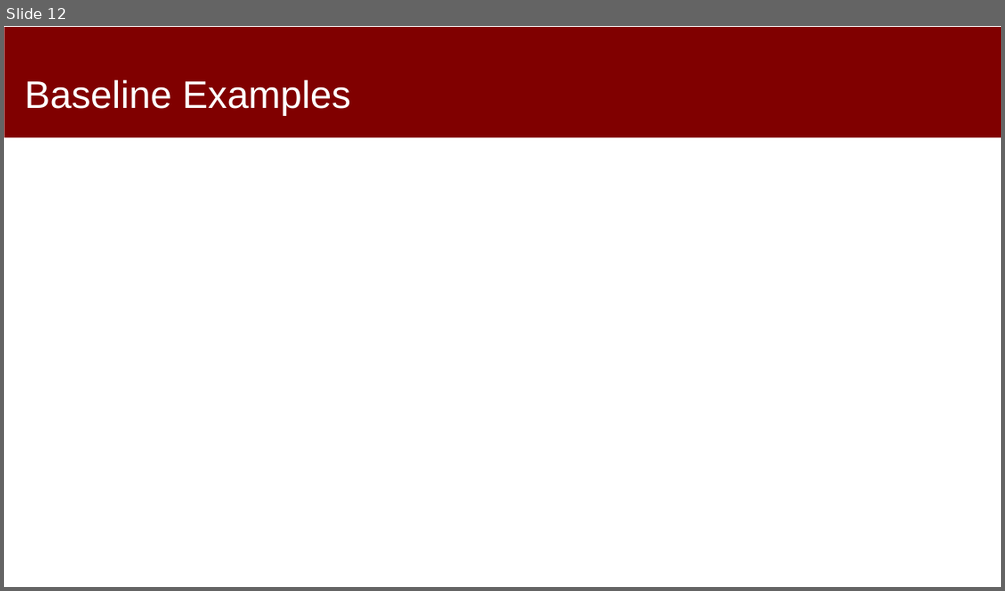
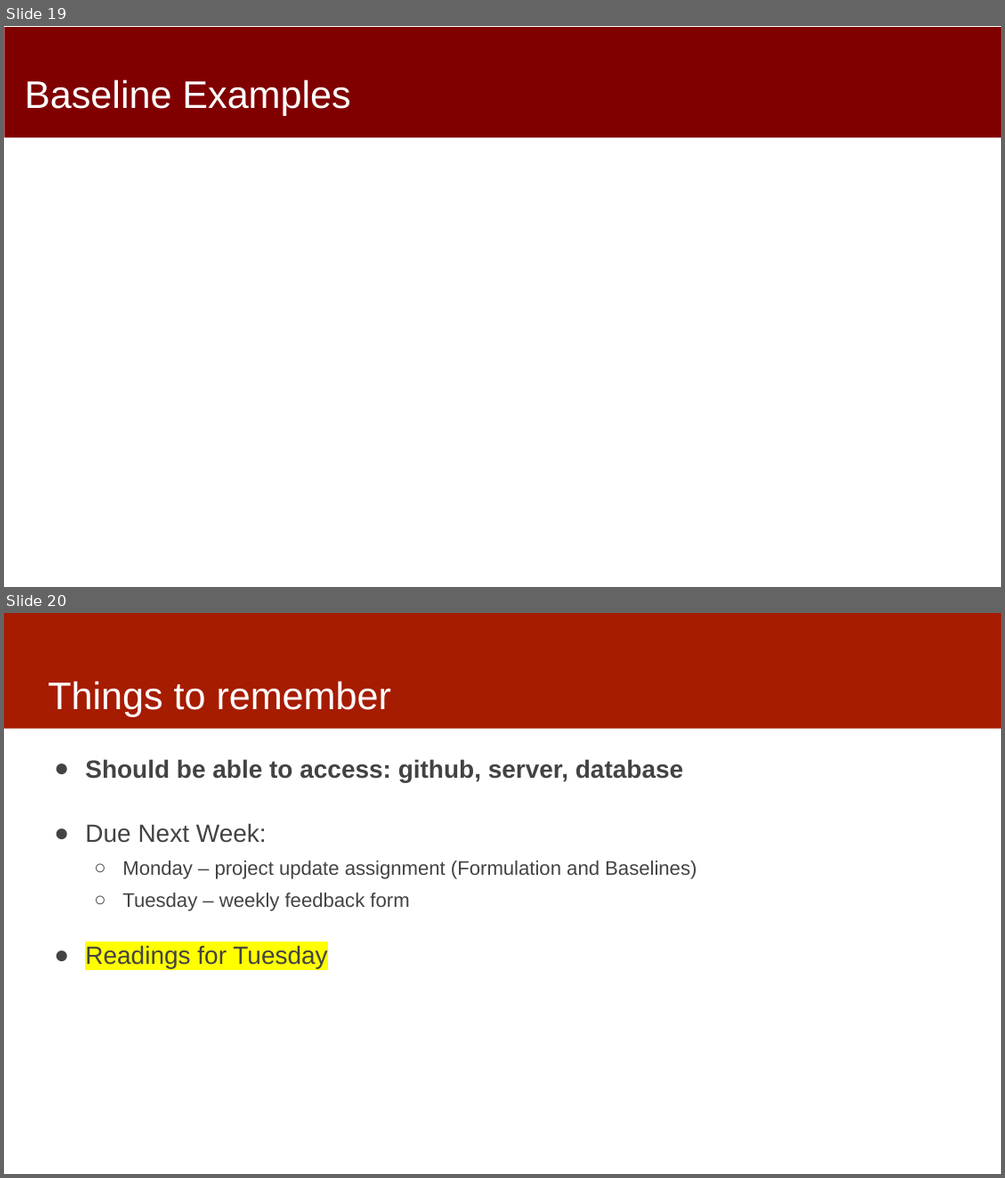
Before and after one commit to dssg/MLinPractice, a slide deck: Lectures/Lecture4-Formulation.pptx. Shown one above the other, each under a label of ours: slide 12 before the commit, slides 19 and 20 after it. The pictures are 1005x591 and 1005x1178 pixels, drawn with LibreOffice and Linux fonts; fonts in the diff are those of the drawing. Boxes give left, top, right and bottom in pixels: in the first picture for what was removed or moved away, otherwise in the second. Text is boxed around its words. In the diff, an @@ line names an element or a change of style, - is before the commit and + after.

Commit message:
formulation slides updates

```diff
--- a/Lectures/Lecture4-Formulation.pptx
+++ b/Lectures/Lecture4-Formulation.pptx
@@ slide 20 added at [4, 613, 1001, 1174], background #FFFFFF @@
@@ rectangle added at [4, 613, 1001, 728], fill #A61C00 @@
@@ title added at [48, 681, 391, 717], 37 pt, text #FFFFFF @@
+Things to remember
@@ text added at [85, 759, 696, 968], 19 pt, text #434343 @@
+● Should be able to access: github, server, database
+● Due Next Week:
+  ○ Monday – project update assignment (Formulation and Baselines)
+  ○ Tuesday – weekly feedback form
+● Readings for Tuesday
@@ what was slide 12 is now slide 19 @@
```
Also in this commit, not shown: 7 other slides added.
